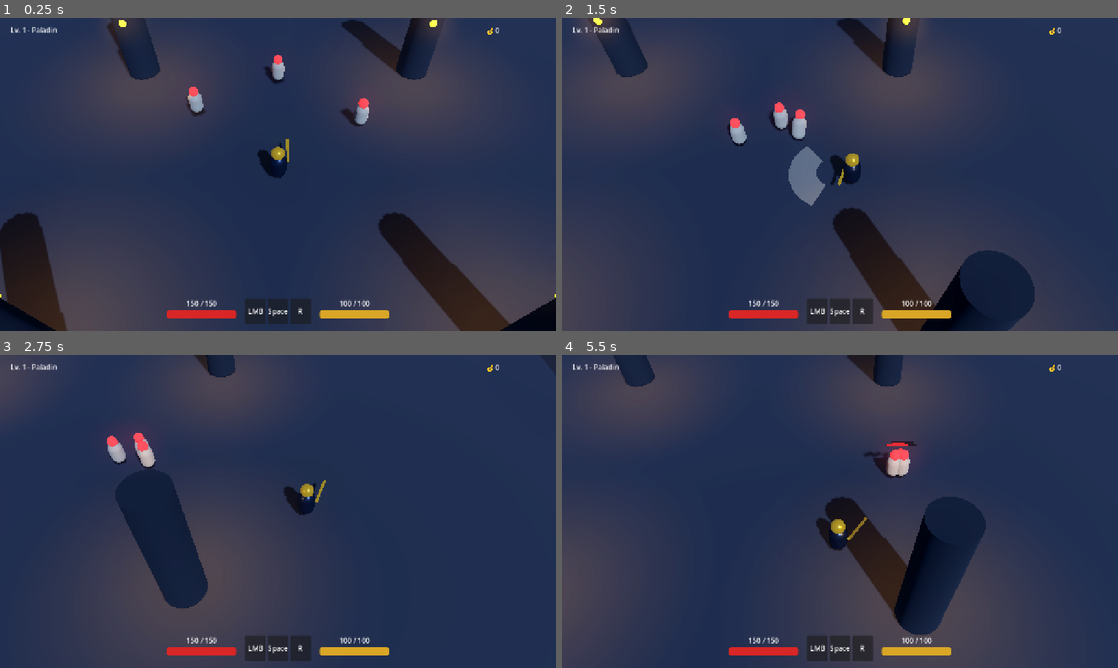
Above: before the commit, frames 1-4 (two rows, left to right).
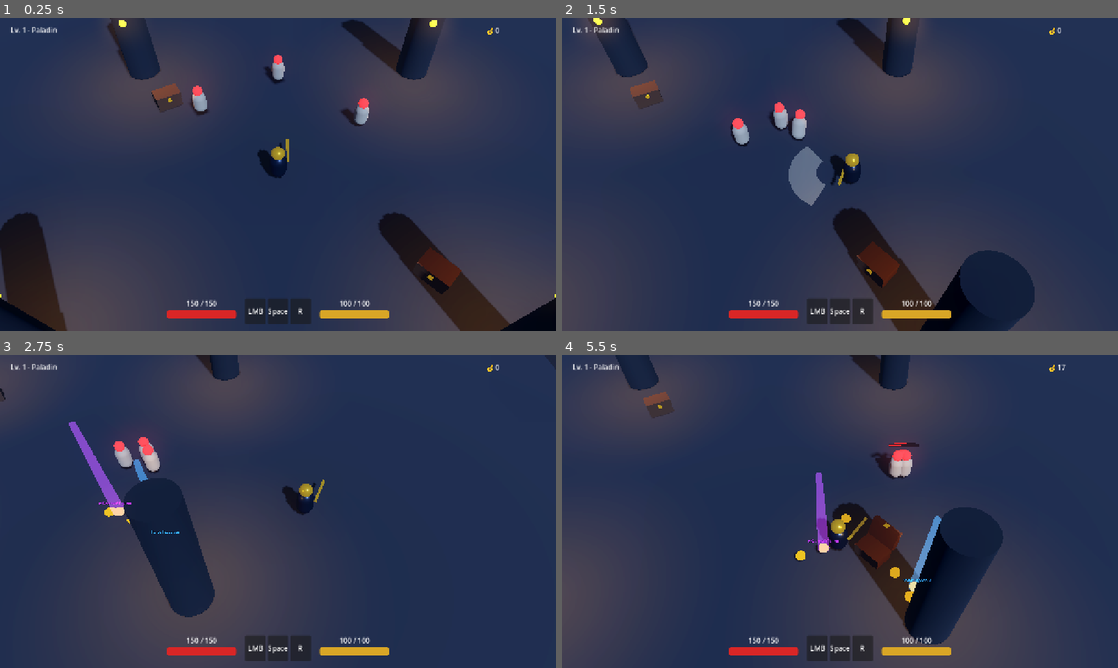
Above: after the commit, the same moments.

Repository: pAXLs/devil_hanter_game
Game: Godot game, scene res://scenes/world/Main.tscn
The game is run twice, just before and just after one commit, with the same random seed, the same clock (stepped at 60 frames per second) and the same inputs.
Inputs (mouse positions are in pixels of both pictures, inside the frame that each line leads up to):
- Up to frame 1 (0.25 s): no input
- Up to frame 2 (1.5 s): move the mouse to (962, 158) at 0.52 s; hold D (move_right) 0.53-1.28 s; tap F (interact) at 0.6 s; move the mouse to (728, 190) at 1.27 s; hold S (move_down) from 1.28 s (still down); click (728, 190) at 1.35 s
- Up to frame 3 (2.75 s): tap F (interact) at 1.55, 2.3 s; move the mouse to (333, 442) at 2.02 s; release S (move_down) at 2.03 s; hold D (move_right) from 2.03 s (still down); tap Space (dash) at 2.1 s
- Up to frame 4 (5.5 s): move the mouse to (812, 574) at 2.77 s; release D (move_right) at 2.78 s; hold W (move_up) 2.78-3.53 s; tap F (interact) at 2.85, 3.6, 4.55, 5.3 s; move the mouse to (1006, 558) at 3.52 s; hold A (move_left) 3.53-5.03 s; move the mouse to (673, 464) at 4.27 s; click (673, 464) at 4.35 s; move the mouse to (867, 511) at 5.02 s; hold S (move_down) from 5.03 s (still down); tap Space (dash) at 5.1 s

The runs differ from the first frame. In frame 1, 1.1% of the frame differs, in the area x 27-83%, y 20-89%; in frame 2, 1.1%; in frame 3, 2.3%; in frame 4, 5.6%, in the area x 9-91%, y 0-93%.

Commit message:
feat: add loot drops, magnetic gold, health potions, and interactive chests

Diff:
--- /dev/null
+++ b/scenes/items/LootDrop.tscn
@@ -0,0 +1,58 @@
+[gd_scene load_steps=8 format=3 uid="uid://bvyg7km8n82a1"]
+
+[ext_resource type="Script" path="res://scripts/items/LootDrop.gd" id="1_loot"]
+
+[sub_resource type="SphereShape3D" id="SphereShape3D_root"]
+radius = 0.6
+
+[sub_resource type="StandardMaterial3D" id="StandardMaterial3D_gold"]
+albedo_color = Color(1, 0.8, 0.1, 1)
+metallic = 0.9
+roughness = 0.2
+emission_enabled = true
+emission = Color(1, 0.7, 0.1, 1)
+emission_energy_multiplier = 0.8
+
+[sub_resource type="CylinderMesh" id="CylinderMesh_coin"]
+material = SubResource("StandardMaterial3D_gold")
+top_radius = 0.22
+bottom_radius = 0.22
+height = 0.08
+
+[sub_resource type="StandardMaterial3D" id="StandardMaterial3D_beam"]
+shading_mode = 0
+transparency = 1
+blend_mode = 1
+albedo_color = Color(1, 0.7, 0.1, 0.45)
+
+[sub_resource type="CylinderMesh" id="CylinderMesh_beam"]
+material = SubResource("StandardMaterial3D_beam")
+top_radius = 0.1
+bottom_radius = 0.25
+height = 4.5
+
+[node name="LootDrop" type="Area3D"]
+collision_layer = 64
+collision_mask = 2
+script = ExtResource("1_loot")
+
+[node name="CollisionShape3D" type="CollisionShape3D" parent="."]
+shape = SubResource("SphereShape3D_root")
+
+[node name="Visuals" type="Node3D" parent="."]
+
+[node name="MeshInstance3D" type="MeshInstance3D" parent="Visuals"]
+mesh = SubResource("CylinderMesh_coin")
+
+[node name="LootBeam" type="MeshInstance3D" parent="."]
+transform = Transform3D(1, 0, 0, 0, 1, 0, 0, 0, 1, 0, 2.25, 0)
+visible = false
+mesh = SubResource("CylinderMesh_beam")
+
+[node name="Label3D" type="Label3D" parent="."]
+transform = Transform3D(1, 0, 0, 0, 1, 0, 0, 0, 1, 0, 0.55, 0)
+billboard = 1
+no_depth_test = true
+text = "Золото"
+font_size = 28
+outline_size = 6
--- /dev/null
+++ b/scenes/world/Chest.tscn
@@ -0,0 +1,74 @@
+[gd_scene load_steps=10 format=3 uid="uid://c8vxek7mqw2a3"]
+
+[ext_resource type="Script" path="res://scripts/world/Chest.gd" id="1_chest"]
+
+[sub_resource type="BoxShape3D" id="BoxShape3D_chest_col"]
+size = Vector3(1.4, 0.9, 0.9)
+
+[sub_resource type="StandardMaterial3D" id="StandardMaterial3D_wood"]
+albedo_color = Color(0.35, 0.22, 0.12, 1)
+roughness = 0.85
+
+[sub_resource type="BoxMesh" id="BoxMesh_base"]
+material = SubResource("StandardMaterial3D_wood")
+size = Vector3(1.3, 0.55, 0.85)
+
+[sub_resource type="BoxMesh" id="BoxMesh_lid"]
+material = SubResource("StandardMaterial3D_wood")
+size = Vector3(1.35, 0.28, 0.9)
+
+[sub_resource type="StandardMaterial3D" id="StandardMaterial3D_gold"]
+albedo_color = Color(0.9, 0.75, 0.2, 1)
+metallic = 0.9
+roughness = 0.2
+emission_enabled = true
+emission = Color(0.9, 0.7, 0.1, 1)
+emission_energy_multiplier = 0.6
+
+[sub_resource type="BoxMesh" id="BoxMesh_lock"]
+material = SubResource("StandardMaterial3D_gold")
+size = Vector3(0.2, 0.2, 0.08)
+
+[sub_resource type="SphereShape3D" id="SphereShape3D_interact"]
+radius = 2.4
+
+[node name="Chest" type="StaticBody3D"]
+collision_layer = 1
+collision_mask = 0
+script = ExtResource("1_chest")
+
+[node name="CollisionShape3D" type="CollisionShape3D" parent="."]
+transform = Transform3D(1, 0, 0, 0, 1, 0, 0, 0, 1, 0, 0.45, 0)
+shape = SubResource("BoxShape3D_chest_col")
+
+[node name="BaseMesh" type="MeshInstance3D" parent="."]
+transform = Transform3D(1, 0, 0, 0, 1, 0, 0, 0, 1, 0, 0.28, 0)
+mesh = SubResource("BoxMesh_base")
+
+[node name="LidPivot" type="Node3D" parent="."]
+transform = Transform3D(1, 0, 0, 0, 1, 0, 0, 0, 1, 0, 0.55, -0.42)
+
+[node name="LidMesh" type="MeshInstance3D" parent="LidPivot"]
+transform = Transform3D(1, 0, 0, 0, 1, 0, 0, 0, 1, 0, 0.14, 0.42)
+mesh = SubResource("BoxMesh_lid")
+
+[node name="LockMesh" type="MeshInstance3D" parent="LidPivot"]
+transform = Transform3D(1, 0, 0, 0, 1, 0, 0, 0, 1, 0, 0.05, 0.88)
+mesh = SubResource("BoxMesh_lock")
+
+[node name="InteractArea" type="Area3D" parent="."]
+collision_layer = 32
+collision_mask = 2
+
+[node name="CollisionShape3D" type="CollisionShape3D" parent="InteractArea"]
+transform = Transform3D(1, 0, 0, 0, 1, 0, 0, 0, 1, 0, 0.5, 0)
+shape = SubResource("SphereShape3D_interact")
+
+[node name="PromptLabel" type="Label3D" parent="."]
+transform = Transform3D(1, 0, 0, 0, 1, 0, 0, 0, 1, 0, 1.4, 0)
+billboard = 1
+no_depth_test = true
+text = "[F] Открыть сундук"
+font_size = 32
+outline_size = 8
+modulate = Color(1, 0.85, 0.25, 1)
--- a/scenes/world/Main.tscn
+++ b/scenes/world/Main.tscn
@@ -5,6 +5,7 @@
 [ext_resource type="Script" path="res://scripts/player/IsometricCamera.gd" id="3_cam"]
 [ext_resource type="PackedScene" path="res://scenes/enemies/SkeletonEnemy.tscn" id="4_skel"]
 [ext_resource type="PackedScene" path="res://scenes/ui/HUD.tscn" id="5_hud"]
+[ext_resource type="PackedScene" path="res://scenes/world/Chest.tscn" id="6_chest"]
 
 [sub_resource type="ProceduralSkyMaterial" id="ProceduralSkyMaterial_sky"]
 sky_top_color = Color(0.08, 0.1, 0.18, 1)
@@ -191,3 +192,11 @@
 transform = Transform3D(1, 0, 0, 0, 1, 0, 0, 0, 1, 0, 0, -8)
 
 [node name="HUD" parent="." instance=ExtResource("5_hud")]
+
+[node name="Chests" type="Node3D" parent="."]
+
+[node name="Chest1" parent="Chests" instance=ExtResource("6_chest")]
+transform = Transform3D(0.866025, 0, 0.5, 0, 1, 0, -0.5, 0, 0.866025, -6, 0, -5)
+
+[node name="Chest2" parent="Chests" instance=ExtResource("6_chest")]
+transform = Transform3D(0.707107, 0, -0.707107, 0, 1, 0, 0.707107, 0, 0.707107, 6, 0, 5)
--- a/scripts/enemies/BaseEnemy.gd
+++ b/scripts/enemies/BaseEnemy.gd
@@ -160,10 +160,42 @@
 	if hurtbox:
 		hurtbox.queue_free()
 
-	# Drop gold and XP
-	Global.player_gold += randi_range(5, 20)
+	# Drop physical loot drops & XP
 	Global.player_xp_changed.emit(25, 100, Global.player_level)
+	_spawn_death_loot()
 
 	var tween := create_tween()
 	tween.tween_property(visuals, "scale", Vector3(0.01, 0.01, 0.01), 0.35).set_trans(Tween.TRANS_BACK).set_ease(Tween.EASE_IN)
 	tween.tween_callback(queue_free)
+
+func _spawn_death_loot() -> void:
+	var root := get_tree().current_scene
+	var loot_scene = preload("res://scenes/items/LootDrop.tscn")
+	var drop_origin := global_position + Vector3.UP * 0.5
+
+	# 2-4 Coins (Type 0 = Gold)
+	var coin_count := randi_range(2, 4)
+	for i in range(coin_count):
+		var coin = loot_scene.instantiate()
+		coin.item_type = 0
+		coin.amount = randi_range(5, 12)
+		root.add_child(coin)
+		coin.global_position = drop_origin
+
+	# 35% chance HP potion (Type 1 = Potion, Rarity 1 = Rare)
+	if randf() < 0.35:
+		var pot = loot_scene.instantiate()
+		pot.item_type = 1
+		pot.item_name = "Зелье HP"
+		pot.rarity = 1
+		root.add_child(pot)
+		pot.global_position = drop_origin
+
+	# 15% chance Weapon drop with beam (Type 2 = Weapon, Rarity 1 = Rare)
+	if randf() < 0.15:
+		var wpn = loot_scene.instantiate()
+		wpn.item_type = 2
+		wpn.item_name = "◆ Костяной Меч"
+		wpn.rarity = 1
+		root.add_child(wpn)
+		wpn.global_position = drop_origin
--- /dev/null
+++ b/scripts/items/LootDrop.gd
@@ -0,0 +1,125 @@
+class_name LootDrop
+extends Area3D
+
+const TYPE_GOLD = 0
+const TYPE_POTION_HP = 1
+const TYPE_WEAPON = 2
+const TYPE_ARMOR = 3
+
+const RARITY_COMMON = 0
+const RARITY_RARE = 1
+const RARITY_EPIC = 2
+const RARITY_LEGENDARY = 3
+
+@export var item_type: int = TYPE_GOLD
+@export var rarity: int = RARITY_COMMON
+@export var item_name: String = "Золото"
+@export var amount: int = 10
+
+var velocity: Vector3 = Vector3.ZERO
+var fall_gravity: float = 18.0
+var is_grounded: bool = false
+var ground_y: float = 0.3
+var is_being_picked_up: bool = false
+var pickup_magnet_range: float = 3.5
+var magnet_speed: float = 0.0
+
+@onready var visuals: Node3D = $Visuals
+@onready var label: Label3D = $Label3D
+@onready var beam: MeshInstance3D = $LootBeam
+
+func _ready() -> void:
+	collision_layer = 64 # Layer 7: Loot
+	collision_mask = 2   # Layer 2: Player
+
+	_setup_visuals()
+
+	# Initial pop impulse in random arc
+	var angle := randf() * TAU
+	var h_speed := randf_range(1.5, 3.5)
+	velocity = Vector3(cos(angle) * h_speed, randf_range(4.0, 6.5), sin(angle) * h_speed)
+
+func _setup_visuals() -> void:
+	var rarity_color := Color.WHITE
+	match rarity:
+		RARITY_COMMON:
+			rarity_color = Color(0.9, 0.9, 0.9, 1.0)
+		RARITY_RARE:
+			rarity_color = Color(0.2, 0.6, 1.0, 1.0) # Bright Blue
+		RARITY_EPIC:
+			rarity_color = Color(0.7, 0.2, 1.0, 1.0) # Purple
+		RARITY_LEGENDARY:
+			rarity_color = Color(1.0, 0.6, 0.05, 1.0) # Golden Orange
+
+	if label:
+		label.text = item_name
+		label.modulate = rarity_color
+		label.visible = (item_type != TYPE_GOLD)
+
+	if beam:
+		if item_type == TYPE_WEAPON or item_type == TYPE_ARMOR or rarity >= RARITY_RARE:
+			beam.visible = true
+			var mat := StandardMaterial3D.new()
+			mat.shading_mode = BaseMaterial3D.SHADING_MODE_UNSHADED
+			mat.transparency = BaseMaterial3D.TRANSPARENCY_ALPHA
+			mat.blend_mode = BaseMaterial3D.BLEND_MODE_ADD
+			mat.albedo_color = Color(rarity_color.r, rarity_color.g, rarity_color.b, 0.45)
+			beam.material_override = mat
+		else:
+			beam.visible = false
+
+func _physics_process(delta: float) -> void:
+	if not is_grounded:
+		velocity.y -= fall_gravity * delta
+		global_position += velocity * delta
+
+		if global_position.y <= ground_y:
+			global_position.y = ground_y
+			if velocity.y < -2.0:
+				velocity.y = -velocity.y * 0.4
+				velocity.x *= 0.6
+				velocity.z *= 0.6
+			else:
+				is_grounded = true
+				velocity = Vector3.ZERO
+		return
+
+	# Grounded bobbing
+	visuals.rotation.y += 1.8 * delta
+
+	# Magnet logic toward player
+	var player: Node3D = Global.current_player
+	if player and is_instance_valid(player) and not is_being_picked_up:
+		var dist: float = global_position.distance_to(player.global_position)
+		if dist <= pickup_magnet_range:
+			magnet_speed = move_toward(magnet_speed, 18.0, 35.0 * delta)
+			var fly_dir: Vector3 = (player.global_position + Vector3.UP * 0.6 - global_position).normalized()
+			global_position += fly_dir * magnet_speed * delta
+
+			if dist <= 0.65:
+				_collect(player)
+
+func _collect(player: Node3D) -> void:
+	is_being_picked_up = true
+
+	match item_type:
+		TYPE_GOLD:
+			Global.player_gold += amount
+		TYPE_POTION_HP:
+			if player is PlayerController:
+				var pc: PlayerController = player as PlayerController
+				var heal: float = minf(45.0, pc.max_health - pc.health)
+				if heal > 0:
+					pc.health += heal
+					Global.player_health_changed.emit(pc.health, pc.max_health)
+					Global.damage_spawned.emit(player.global_position + Vector3.UP * 1.5, int(heal), true, false)
+		TYPE_WEAPON, TYPE_ARMOR:
+			Global.player_gold += 20
+			if player is PlayerController:
+				var pc: PlayerController = player as PlayerController
+				pc.attack_damage += 4.0
+				Global.damage_spawned.emit(player.global_position + Vector3.UP * 2.0, 4, true, false)
+
+	var tween := create_tween()
+	tween.tween_property(visuals, "scale", Vector3(0.01, 0.01, 0.01), 0.12)
+	tween.tween_callback(queue_free)
--- /dev/null
+++ b/scripts/world/Chest.gd
@@ -0,0 +1,93 @@
+class_name Chest
+extends StaticBody3D
+
+const LootDropClass = preload("res://scripts/items/LootDrop.gd")
+
+@export var loot_scene: PackedScene = preload("res://scenes/items/LootDrop.tscn")
+
+var is_opened: bool = false
+var player_in_range: bool = false
+
+@onready var lid_pivot: Node3D = $LidPivot
+@onready var prompt_label: Label3D = $PromptLabel
+@onready var interact_area: Area3D = $InteractArea
+
+func _ready() -> void:
+	if prompt_label:
+		prompt_label.visible = false
+	if interact_area:
+		interact_area.body_entered.connect(_on_body_entered)
+		interact_area.body_exited.connect(_on_body_exited)
+
+func _process(_delta: float) -> void:
+	if is_opened or not player_in_range:
+		return
+
+	if Input.is_action_just_pressed("interact"):
+		open_chest()
+
+func _on_body_entered(body: Node3D) -> void:
+	if is_opened:
+		return
+	if body is PlayerController:
+		player_in_range = true
+		if prompt_label:
+			prompt_label.visible = true
+
+func _on_body_exited(body: Node3D) -> void:
+	if body is PlayerController:
+		player_in_range = false
+		if prompt_label:
+			prompt_label.visible = false
+
+func open_chest() -> void:
+	if is_opened:
+		return
+
+	is_opened = true
+	player_in_range = false
+	if prompt_label:
+		prompt_label.visible = false
+
+	# Pop open lid with spring bounce
+	var tween := create_tween()
+	tween.tween_property(lid_pivot, "rotation_degrees:x", -110.0, 0.35).set_trans(Tween.TRANS_BACK).set_ease(Tween.EASE_OUT)
+
+	var cam := get_viewport().get_camera_3d()
+	if cam and cam.has_method("shake"):
+		cam.shake(0.2, 0.15)
+
+	_spawn_loot_fountain()
+
+func _spawn_loot_fountain() -> void:
+	var root := get_tree().current_scene
+	var spawn_origin := global_position + Vector3.UP * 0.8
+
+	# 1. Spawn 5-7 Gold Coins (Type 0 = Gold)
+	var coin_count := randi_range(5, 8)
+	for i in range(coin_count):
+		var loot = loot_scene.instantiate()
+		loot.item_type = 0
+		loot.rarity = 0
+		loot.amount = randi_range(8, 25)
+		root.add_child(loot)
+		loot.global_position = spawn_origin
+
+	# 2. Spawn 1-2 Health Potions (Type 1 = Potion, Rarity 1 = Rare)
+	var pot_count := randi_range(1, 2)
+	for i in range(pot_count):
+		var pot = loot_scene.instantiate()
+		pot.item_type = 1
+		pot.rarity = 1
+		pot.item_name = "Зелье Здоровья"
+		root.add_child(pot)
+		pot.global_position = spawn_origin
+
+	# 3. Spawn 1 Epic / Rare Gear piece with glowing beam (Type 2 = Weapon)
+	var gear = loot_scene.instantiate()
+	gear.item_type = 2
+	var is_legendary := randf() < 0.25
+	gear.rarity = 3 if is_legendary else 2
+	gear.item_name = "★ Клинок Инквизитора" if is_legendary else "◆ Кованый Палаш"
+	root.add_child(gear)
+	gear.global_position = spawn_origin
